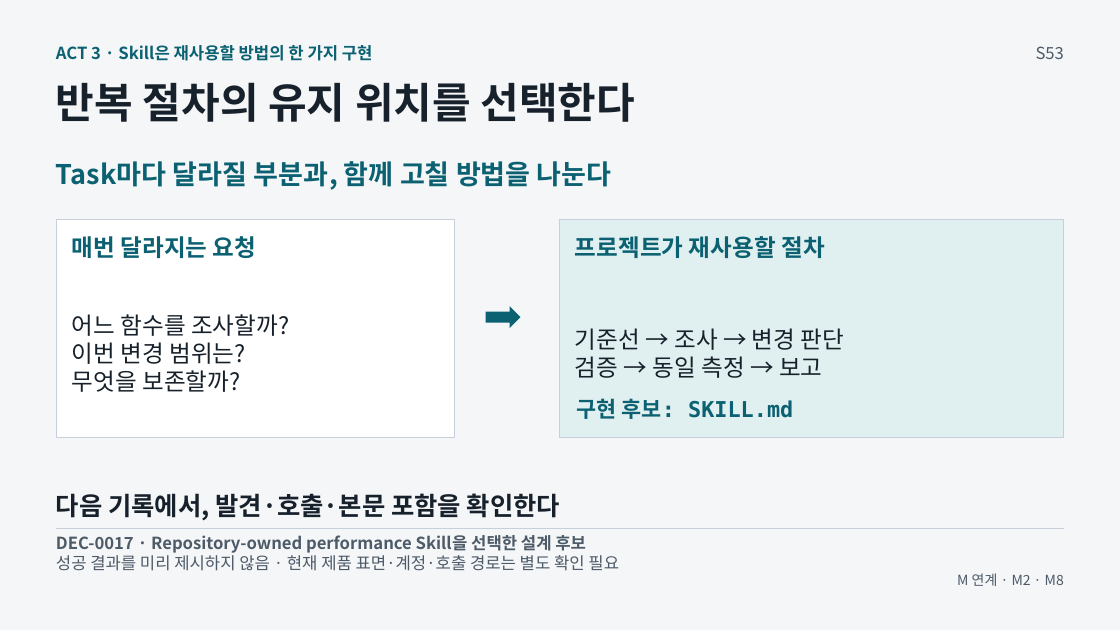
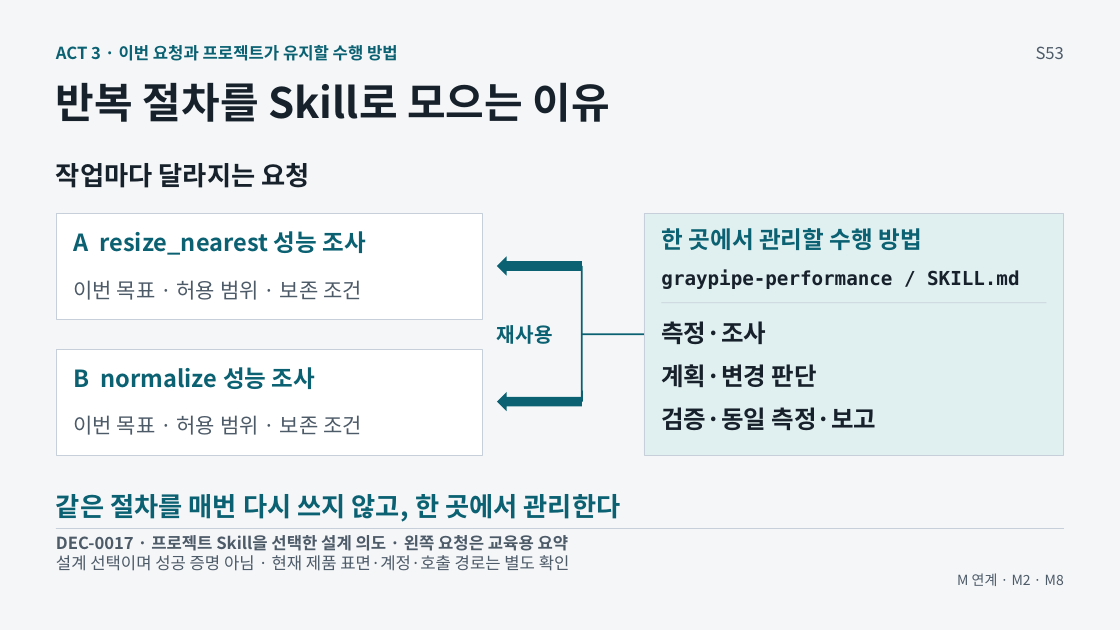
Before and after one commit to GideokKim/ai-dev-training, a slide deck: slide 4 of production/ACT_3.pptx. Drawn at 1120x630 pixels with LibreOffice and Linux fonts; fonts in the diff are those of the drawing. Boxes give left, top, right and bottom in pixels: in the first picture for what was removed or moved away, otherwise in the second. Text is boxed around its words. In the diff, an @@ line names an element or a change of style, - is before the commit and + after.

```diff
--- a/production/ACT_3.pptx
+++ b/production/ACT_3.pptx
@@ text at [56, 45, 398, 61]: text changed @@
-ACT 3 · Skill은 재사용할 방법의 한 가지 구현
+ACT 3 · 이번 요청과 프로젝트가 유지할 수행 방법
@@ text at [56, 82, 610, 122]: text changed @@
-반복 절차의 유지 위치를 선택한다
+반복 절차를 Skill로 모으는 이유
@@ text at [56, 163, 309, 188]: text changed; size 20.2 to 22.5 pt; text colour #0B6172 to #17212B @@
-매번 달라지는 요청
+작업마다 달라지는 요청
@@ text removed at [56, 161, 612, 190] @@
-Task마다 달라질 부분과, 함께 고칠 방법을 나눈다
@@ rectangle: place and size @@
-rectangle at [56, 219, 455, 437]
+rectangle at [56, 213, 483, 319]
@@ text added at [74, 231, 366, 255], 20.2 pt, text #0B6172, bold @@
+A resize_nearest 성능 조사
@@ text removed at [575, 236, 824, 258] @@
-프로젝트가 재사용할 절차
@@ rectangle: place and size @@
-rectangle at [560, 219, 1065, 437]
+rectangle at [644, 213, 1065, 455]
@@ text added at [661, 228, 922, 250], 20.2 pt, text #0B6172, bold @@
+한 곳에서 관리할 수행 방법
@@ left arrow added at [497, 256, 582, 276], fill #0B6172 @@
@@ line added from (582, 266) to (582, 402), #0B6172 1.5 pt @@
@@ text added at [74, 280, 362, 300], 18 pt, text #4D5A68 @@
+이번 목표 · 허용 범위 · 보존 조건
@@ text added at [661, 270, 1019, 289], 16.5 pt, text #17212B, bold @@
+graypipe-performance / SKILL.md
@@ text removed at [72, 314, 289, 392] @@
-어느 함수를 조사할까?
-이번 변경 범위는?
-무엇을 보존할까?
@@ right arrow removed at [486, 307, 521, 329] @@
@@ text added at [497, 325, 553, 344], 17.2 pt, text #0B6172, bold @@
+재사용
@@ text added at [661, 321, 766, 344], 21 pt, text #17212B, bold @@
+측정·조사
@@ line added from (662, 302) to (1047, 302), #C7D0DA 0.75 pt @@
@@ rectangle added at [56, 350, 483, 455], fill #FFFFFF, outline #C7D0DA 0.75 pt @@
@@ line added from (582, 334) to (644, 334), #0B6172 1.5 pt @@
@@ text added at [74, 367, 315, 389], 20.2 pt, text #0B6172, bold @@
+B normalize 성능 조사
@@ text added at [661, 364, 817, 387], 21 pt, text #17212B, bold @@
+계획·변경 판단
@@ text added at [74, 415, 362, 435], 18 pt, text #4D5A68 @@
+이번 목표 · 허용 범위 · 보존 조건
@@ left arrow added at [497, 392, 582, 412], fill #0B6172 @@
@@ text removed at [577, 398, 793, 419] @@
-구현 후보: SKILL.md
@@ text at [661, 407, 877, 430]: text changed; size 20.2 to 21 pt; bold on @@
-기준선 → 조사 → 변경 판단
-검증 → 동일 측정 → 보고
+검증·동일 측정·보고
@@ text at [56, 494, 621, 522]: text changed; size 21.8 to 22.5 pt; text colour #17212B to #0B6172 @@
-다음 기록에서, 발견·호출·본문 포함을 확인한다
+같은 절차를 매번 다시 쓰지 않고, 한 곳에서 관리한다
@@ text at [56, 535, 569, 551]: text changed @@
-DEC-0017 · Repository-owned performance Skill을 선택한 설계 후보
+DEC-0017 · 프로젝트 Skill을 선택한 설계 의도 · 왼쪽 요청은 교육용 요약
@@ text at [56, 555, 570, 571]: text changed @@
-성공 결과를 미리 제시하지 않음 · 현재 제품 표면·계정·호출 경로는 별도 확인 필요
+설계 선택이며 성공 증명 아님 · 현재 제품 표면·계정·호출 경로는 별도 확인
```
Also in this commit, not shown: 24 other files.
